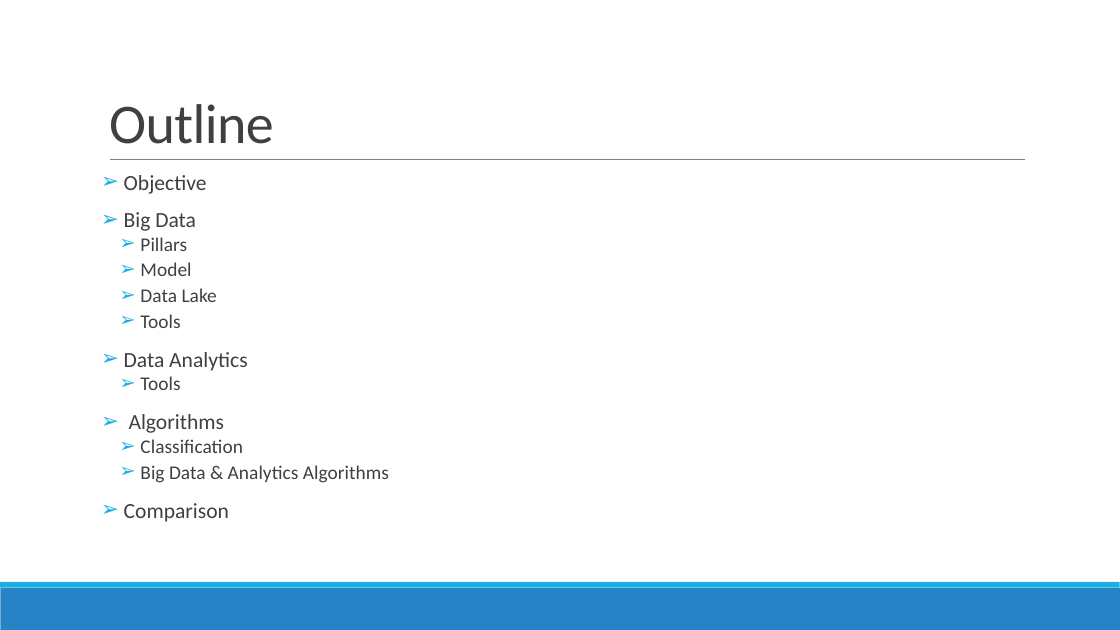
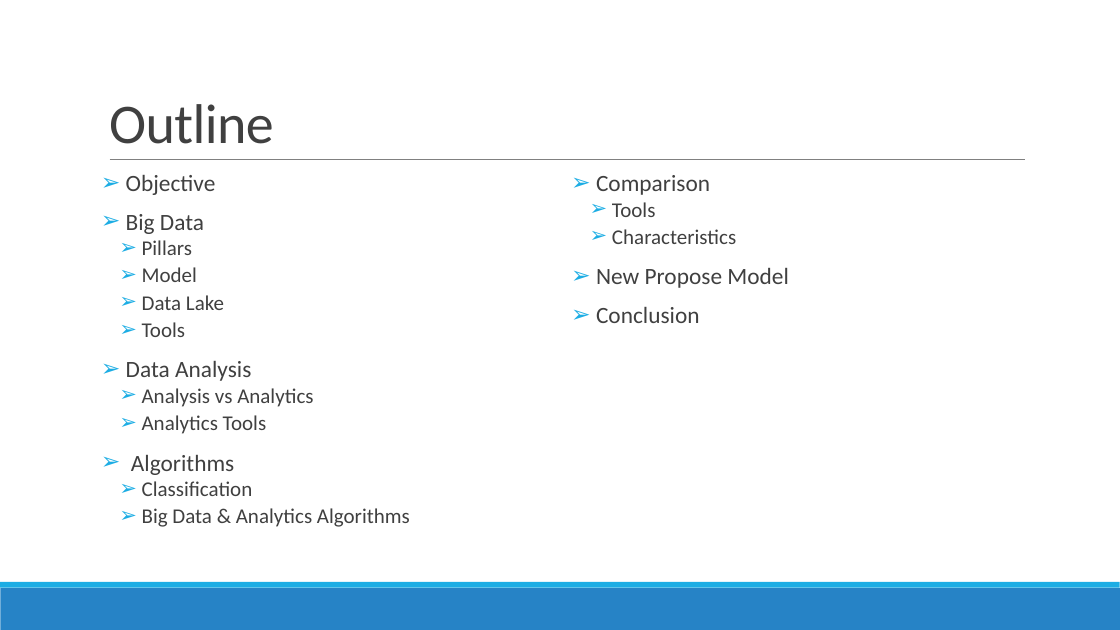
Before and after one commit to DistributedSystems-Fall2018-NEDUET/project-dist_sys, a slide deck: slide 4 of Project Interim Submission/Generic DS Framework.pptx. Drawn at 1120x630 pixels with LibreOffice and Linux fonts; fonts in the diff are those of the drawing. Boxes give left, top, right and bottom in pixels: in the first picture for what was removed or moved away, otherwise in the second. Text is boxed around its words. In the diff, an @@ line names an element or a change of style, - is before the commit and + after.

Commit message:
Ppt: Complete outline content
Complete ppt outline slide content

```diff
--- a/Project Interim Submission/Generic DS Framework.pptx
+++ b/Project Interim Submission/Generic DS Framework.pptx
@@ text at bbox=[126, 175, 410, 527]: size 18.5 to 20 pt in "Objective", "Big Data", "Algorithms"; size 16.6 to 18 pt in "Pillars", "Model", "Data Lake", "Tools" and 2 more places @@
@@ text added at bbox=[596, 175, 789, 323], 20 pt, text #404040 @@
+➢ Comparison
+  ➢ Tools
+  ➢ Characteristics
+➢ New Propose Model
+➢ Conclusion
@@ text at bbox=[126, 361, 313, 434]: text changed; size 18.5 to 18 pt @@
-➢ Data Analytics
-  ➢ Tools
+➢ Data Analysis
+  ➢ Analysis vs Analytics
+  ➢ Analytics Tools
@@ text at bbox=[124, 503, 229, 522]: paragraph removed @@
-➢ Comparison
```
